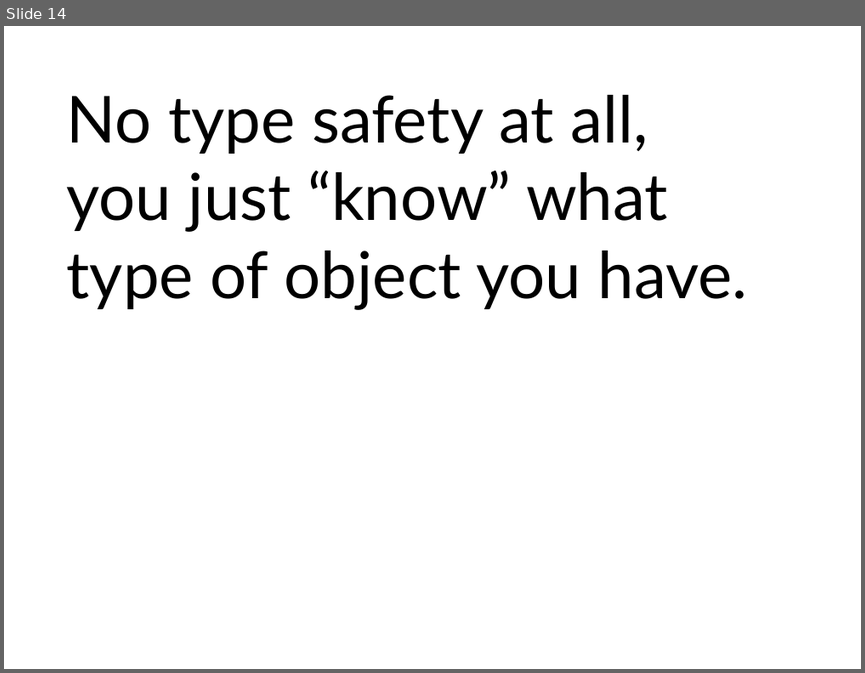
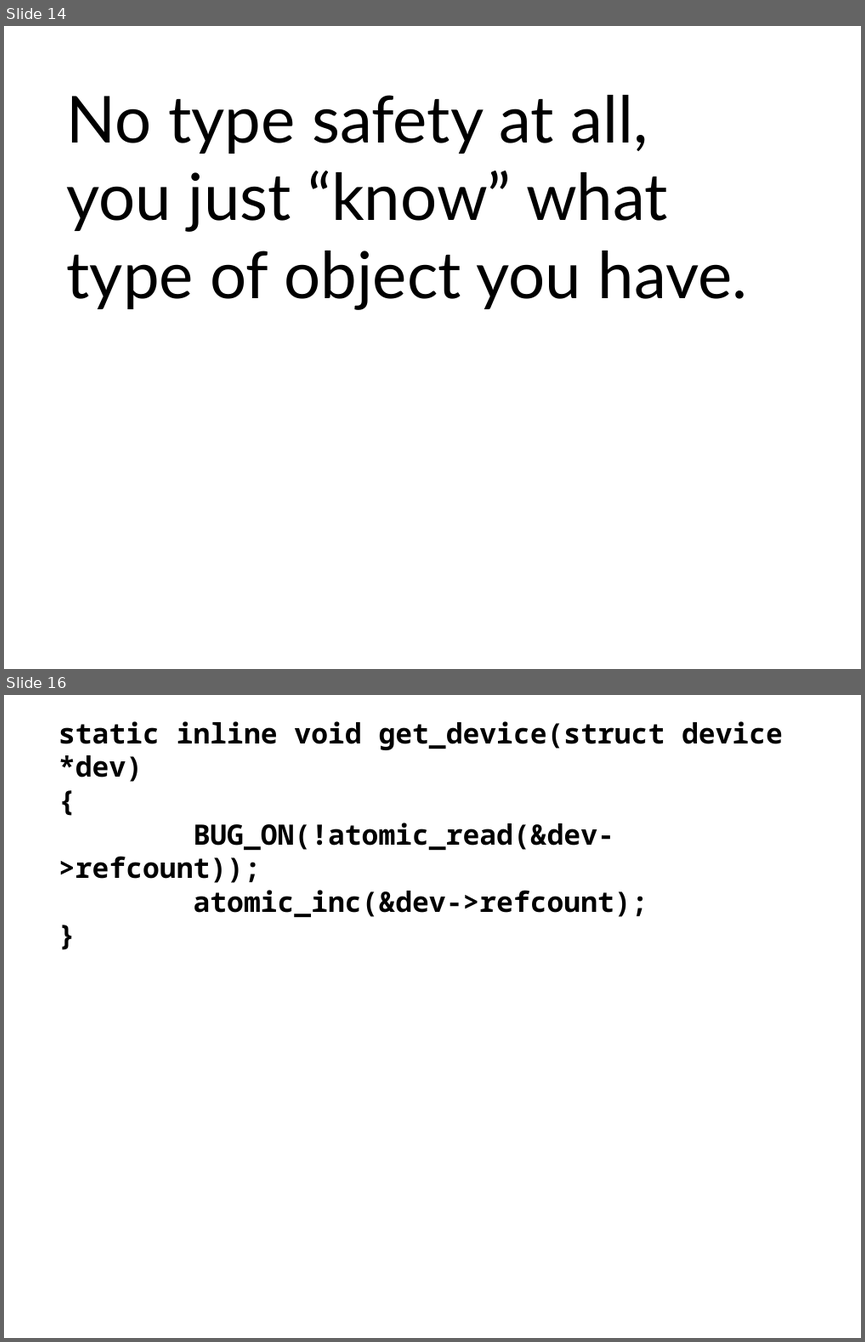
Before and after one commit to gregkh/presentation-kref, a slide deck: kref.odp. Shown one above the other, each under a label of ours: slide 14 before the commit, slides 14 and 16 after it; the slides between them are not shown. The pictures are 865x673 and 865x1342 pixels, drawn with LibreOffice and Linux fonts; fonts in the diff are those of the drawing. Boxes give left, top, right and bottom in pixels: in the first picture for what was removed or moved away, otherwise in the second. Text is boxed around its words. In the diff, an @@ line names an element or a change of style, - is before the commit and + after.

```diff
--- a/kref.odp
+++ b/kref.odp
@@ slide 16 added at (4,695,861,1338), background #FFFFFF @@
@@ text added at (58,721,783,918), 26 pt, text #000000, bold @@
+static inline void get_device(struct device *dev)
+{
+BUG_ON(!atomic_read(&dev->refcount));
+atomic_inc(&dev->refcount);
+}
```
Also in this commit, not shown: 1 slide changed, 6 other slides added.
